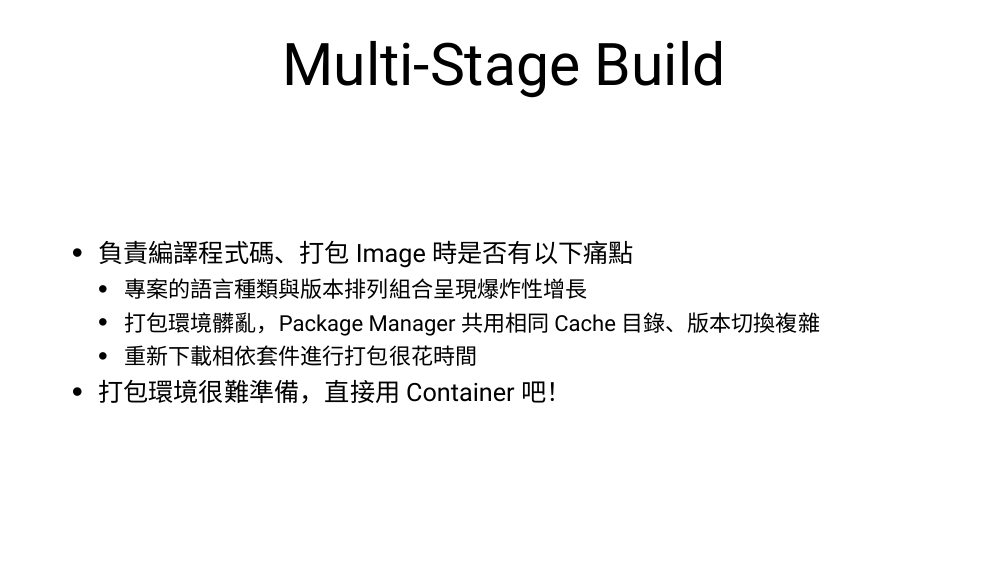
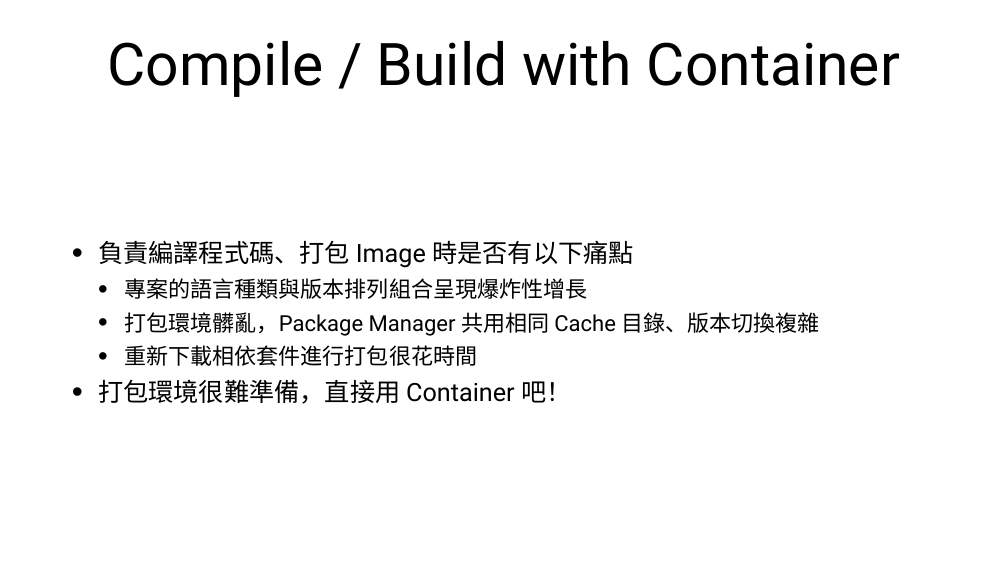
Before and after one commit to cathaylife-devops/docker-tutorial, a slide deck: slide 36 of docker-tutorial.pptx (slide 34 before the commit). Drawn at 1008x567 pixels with LibreOffice and Linux fonts; fonts in the diff are those of the drawing. Boxes give left, top, right and bottom in pixels: in the first picture for what was removed or moved away, otherwise in the second. Text is boxed around its words. In the diff, an @@ line names an element or a change of style, - is before the commit and + after.

```diff
--- a/docker-tutorial.pptx
+++ b/docker-tutorial.pptx
@@ title at (108,41,900,97): text changed @@
-Multi-Stage Build
+Compile / Build with Container
```
Also in this commit, not shown: 15 other slides changed, 2 slides added, 2 other files.
